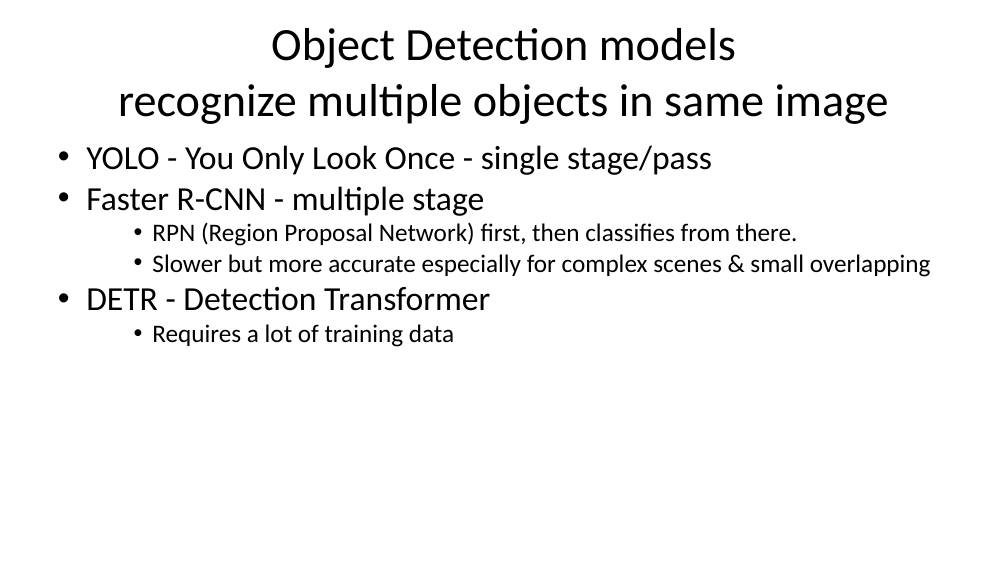
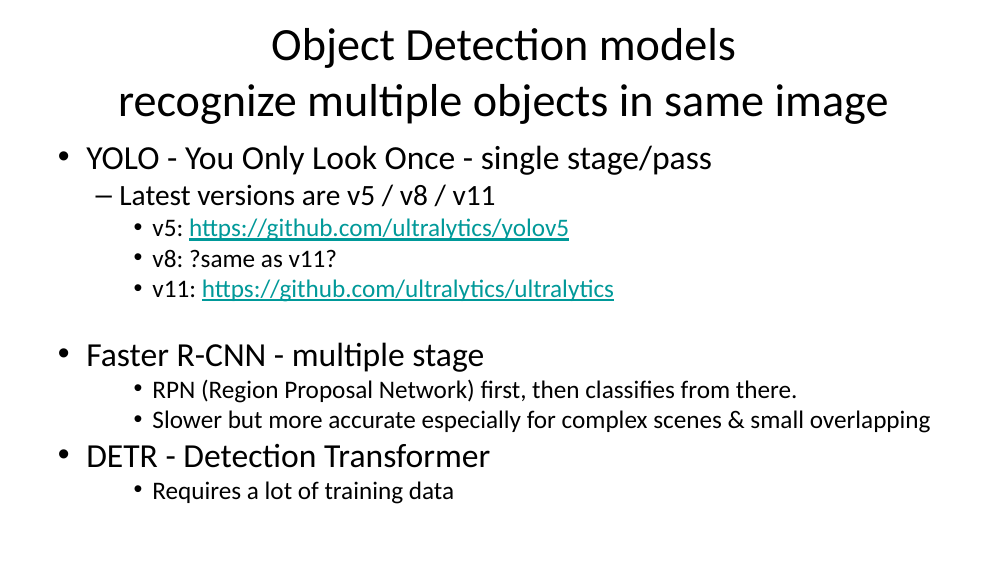
Before and after one commit to gigaprog/p_presentations, a slide deck: slide 13 of AI/AI PyTorch.pptx. Drawn at 1008x567 pixels with LibreOffice and Linux fonts; fonts in the diff are those of the drawing. Boxes give left, top, right and bottom in pixels: in the first picture for what was removed or moved away, otherwise in the second. Text is boxed around its words. In the diff, an @@ line names an element or a change of style, - is before the commit and + after.

Commit message:
pytorch

```diff
--- a/AI/AI PyTorch.pptx
+++ b/AI/AI PyTorch.pptx
@@ text at bbox=[119, 184, 614, 302]: paragraphs added @@
+  – Latest versions are v5 / v8 / v11
+    • v5: https://github.com/ultralytics/yolov5
+    • v8: ?same as v11?
+    • v11: https://github.com/ultralytics/ultralytics
```
